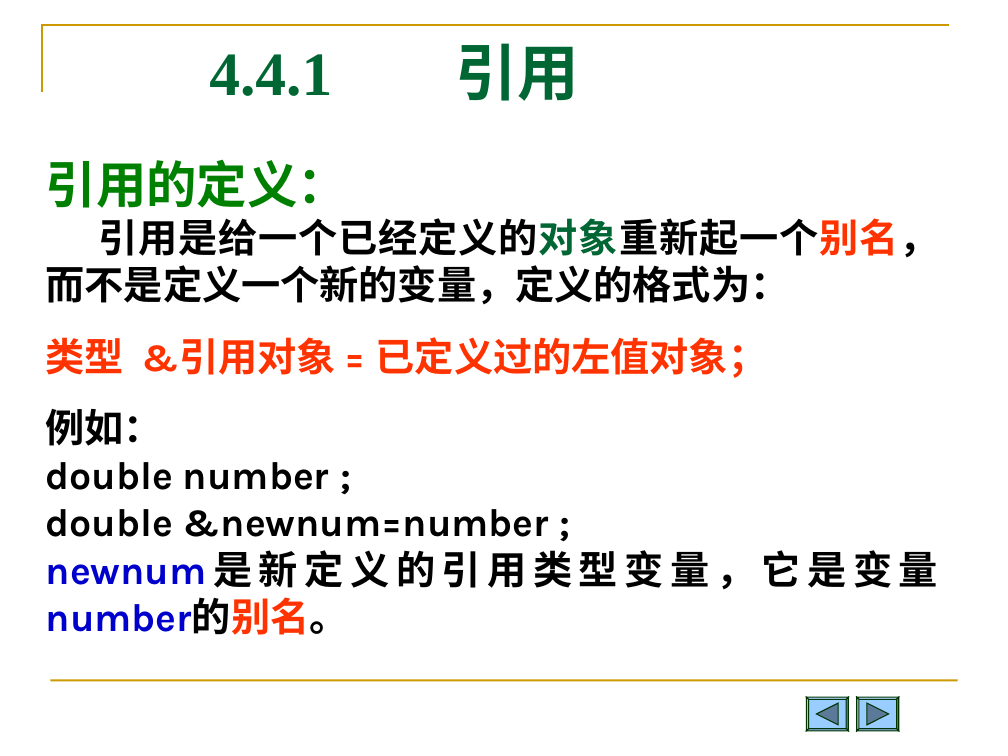
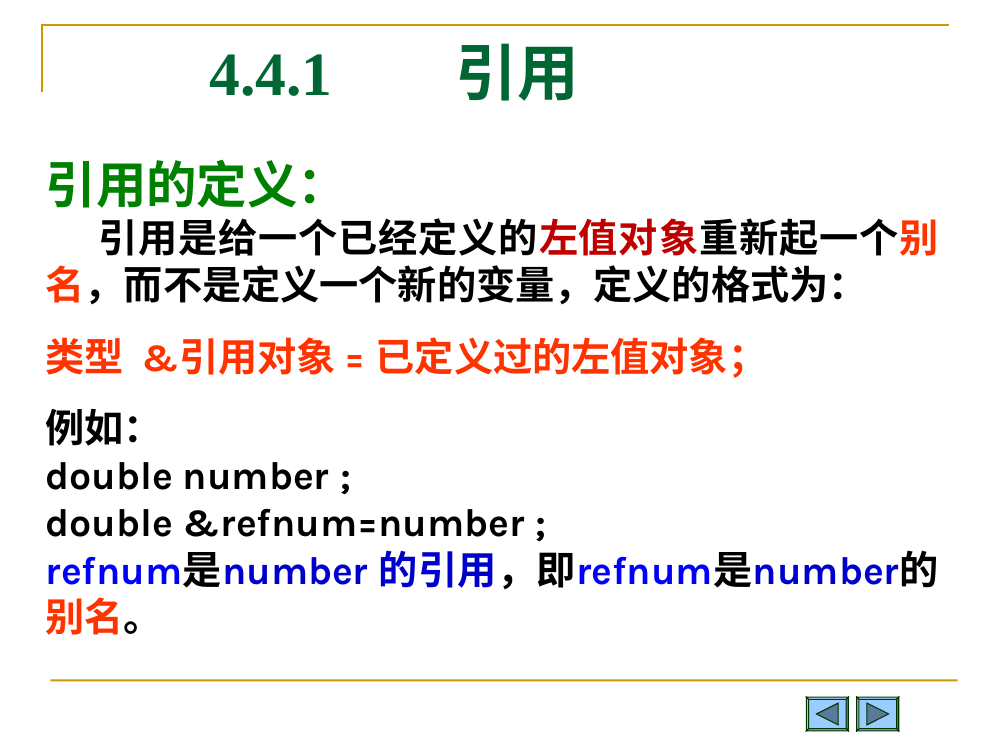
Before and after one commit to Changhe160/Changhe160.github.io, a slide deck: slide 26 of teachingRes/Cplusplus/unit04类与对象.ppt (slide 28 before the commit). Drawn at 1008x756 pixels with LibreOffice and Linux fonts; fonts in the diff are those of the drawing. Boxes give left, top, right and bottom in pixels: in the first picture for what was removed or moved away, otherwise in the second. Text is boxed around its words. In the diff, an @@ line names an element or a change of style, - is before the commit and + after.

```diff
--- a/teachingRes/Cplusplus/unit04类与对象.ppt
+++ b/teachingRes/Cplusplus/unit04类与对象.ppt
@@ text at (46,218,939,304): text changed @@
-引用是给一个已经定义的对象重新起一个别名，而不是定义一个新的变量，定义的格式为：
+引用是给一个已经定义的左值对象重新起一个别名，而不是定义一个新的变量，定义的格式为：
@@ text at (46,508,939,635): text changed @@
-double &newnum=number ;
-newnum是新定义的引用类型变量，它是变量number的别名。
+double &refnum=number ;
+refnum是number 的引用，即refnum是number的别名。
```
Also in this commit, not shown: 16 other slides changed, 2 slides removed.
